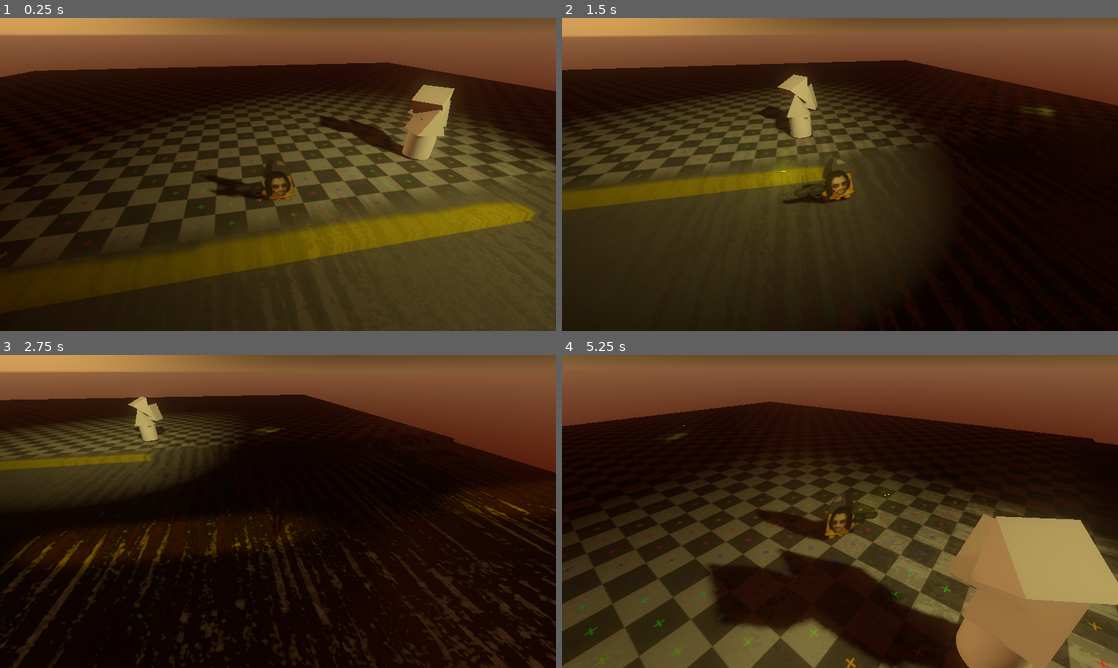
Above: before the commit, frames 1-4 (two rows, left to right).
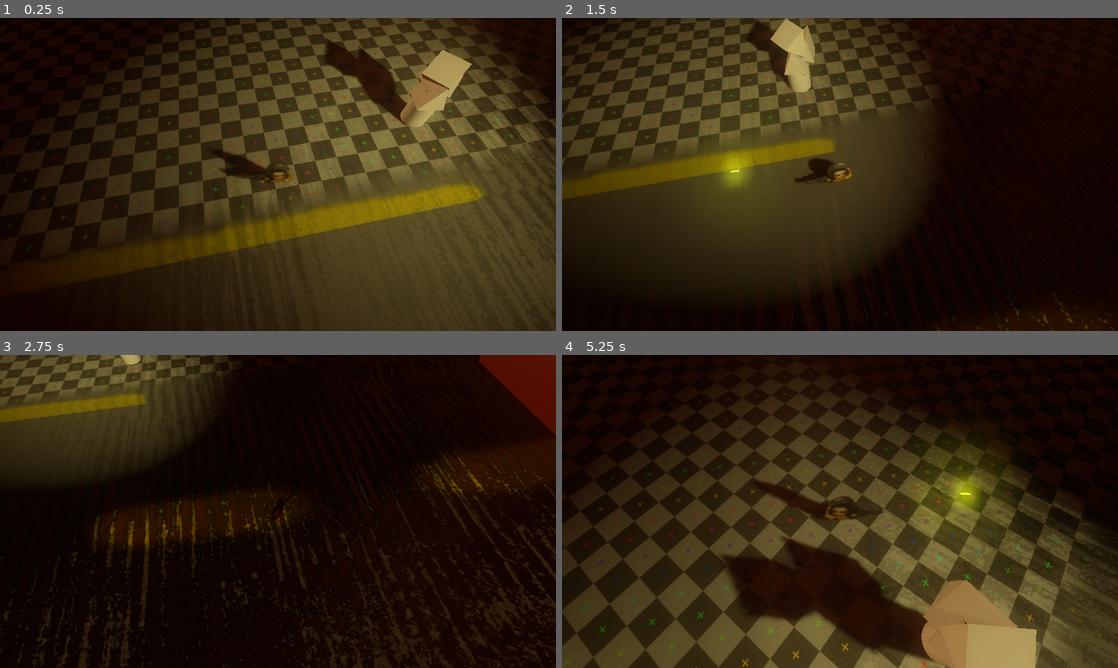
Above: after the commit, the same moments.

Repository: Kartoffelsaft/EnterThe2077
Game: Godot game, scene res://scenes/Main.tscn
Same seed, same stepped clock (60 frames per second), same inputs: the game is played once before the commit and once after it.
Inputs (mouse positions are in pixels of both pictures, inside the frame that each line leads up to):
- Up to frame 1 (0.25 s): no input
- Up to frame 2 (1.5 s): tap Enter at 0.5 s; move the mouse to (962, 158) at 0.52 s; hold D (player_right) 0.53-1.28 s; tap Mouse wheel up (camera_in, bound only after the commit) at 0.6 s; click (962, 158) at 0.67 s; tap Mouse wheel down (camera_out, bound only after the commit) at 0.8, 1.35 s; move the mouse to (728, 190) at 1.27 s; hold S (player_down) from 1.28 s (still down); click (728, 190) at 1.42 s
- Up to frame 3 (2.75 s): tap Mouse wheel up (camera_in, bound only after the commit) at 1.55 s; move the mouse to (333, 442) at 2.02 s; release S (player_down) at 2.03 s; hold D (player_right) from 2.03 s (still down); hold Middle mouse button (camera_rotate) from 2.03 s (still down); click (333, 442) at 2.17 s; tap Mouse wheel down (camera_out, bound only after the commit) at 2.3 s
- Up to frame 4 (5.25 s): move the mouse to (812, 574) at 2.77 s; release D (player_right) at 2.78 s; release Middle mouse button (camera_rotate) at 2.78 s; hold W (player_up) 2.78-3.53 s; click (812, 574) at 2.85 s; tap Mouse wheel up (camera_in, bound only after the commit) at 3.05, 3.6, 4.55, 5.1 s; move the mouse to (1006, 558) at 3.52 s; hold A (player_left) 3.53-5.03 s; click (1006, 558) at 3.67 s; tap Mouse wheel down (camera_out, bound only after the commit) at 3.8, 4.35 s; move the mouse to (673, 464) at 4.27 s; click (673, 464) at 4.42 s; move the mouse to (867, 511) at 5.02 s; hold S (player_down) from 5.03 s (still down); click (867, 511) at 5.17 s

The runs differ from the first frame. In frame 1, 48% of the frame differs, in the area x 0-100%, y 0-100%; in frame 2, 38%; in frame 3, 36%; in frame 4, 59%.

Commit message:
zooming

Diff:
--- a/project.godot
+++ b/project.godot
@@ -51,6 +51,16 @@
 "events": [ Object(InputEventMouseButton,"resource_local_to_scene":false,"resource_name":"","device":0,"alt":false,"shi …(212 unchanged characters)…
  ]
 }
+camera_in={
+"deadzone": 0.5,
+"events": [ Object(InputEventMouseButton,"resource_local_to_scene":false,"resource_name":"","device":0,"alt":false,"shift":false,"control":false,"meta":false,"command":false,"button_mask":0,"position":Vector2( 0, 0 ),"global_position":Vector2( 0, 0 ),"factor":1.0,"button_index":4,"pressed":false,"doubleclick":false,"script":null)
+ ]
+}
+camera_out={
+"deadzone": 0.5,
+"events": [ Object(InputEventMouseButton,"resource_local_to_scene":false,"resource_name":"","device":0,"alt":false,"shift":false,"control":false,"meta":false,"command":false,"button_mask":0,"position":Vector2( 0, 0 ),"global_position":Vector2( 0, 0 ),"factor":1.0,"button_index":5,"pressed":false,"doubleclick":false,"script":null)
+ ]
+}
 
 [physics]
 
--- a/scenes/PostProcess.tscn
+++ b/scenes/PostProcess.tscn
@@ -2,25 +2,25 @@
 
 [ext_resource path="res://scenes/Main.tscn" type="PackedScene" id=1]
 
-[sub_resource type="VisualShaderNodeInput" id=17]
+[sub_resource type="VisualShaderNodeInput" id=1]
 input_name = "texture"
 
-[sub_resource type="VisualShaderNodeTexture" id=18]
+[sub_resource type="VisualShaderNodeTexture" id=2]
 source = 5
 texture_type = 1
 
-[sub_resource type="VisualShaderNodeInput" id=20]
+[sub_resource type="VisualShaderNodeInput" id=3]
 input_name = "fragcoord"
 
-[sub_resource type="VisualShaderNodeExpression" id=22]
+[sub_resource type="VisualShaderNodeExpression" id=4]
 size = Vector2( 643, 338 )
 expression = "output0 = dither(amt, cd.xy)"
 
-[sub_resource type="VisualShaderNodeGlobalExpression" id=23]
+[sub_resource type="VisualShaderNodeGlobalExpression" id=5]
 size = Vector2( 1250, 846 )
 expression = "
 float dither(float amount, vec2 coord) {
-	float subs = 8.0;
+	float subs = 4.0;
 
 	float ditherIdx[16] = float[16](
 		0.000, 0.687, 0.937, 0.437,
@@ -42,29 +42,29 @@
 	}
 }"
 
-[sub_resource type="VisualShaderNodeExpression" id=24]
+[sub_resource type="VisualShaderNodeExpression" id=6]
 size = Vector2( 643, 338 )
 expression = "output0 = dither(amt, cd.xy)"
 
-[sub_resource type="VisualShaderNodeExpression" id=25]
+[sub_resource type="VisualShaderNodeExpression" id=7]
 size = Vector2( 643, 338 )
 expression = "output0 = dither(amt, cd.xy)"
 
-[sub_resource type="VisualShaderNodeVectorDecompose" id=1]
-
-[sub_resource type="VisualShaderNodeInput" id=3]
+[sub_resource type="VisualShaderNodeVectorDecompose" id=8]
+
+[sub_resource type="VisualShaderNodeInput" id=9]
 input_name = "uv"
 
-[sub_resource type="VisualShaderNodeVectorCompose" id=5]
-
-[sub_resource type="VisualShader" id=6]
+[sub_resource type="VisualShaderNodeVectorCompose" id=10]
+
+[sub_resource type="VisualShader" id=11]
 code = "shader_type canvas_item;
 
 
 // GlobalExpression:0
 
 	float dither(float amount, vec2 coord) {
-		float subs = 8.0;
+		float subs = 4.0;
 
 		float ditherIdx[16] = float[16](
 			0.000, 0.687, 0.937, 0.437,
@@ -148,36 +148,36 @@
 
 }
 "
-graph_offset = Vector2( -171.18, -1067 )
+graph_offset = Vector2( -546.668, 444.639 )
 mode = 1
 flags/light_only = false
 nodes/fragment/0/position = Vector2( 2180, 380 )
-nodes/fragment/3/node = SubResource( 1 )
+nodes/fragment/3/node = SubResource( 8 )
 nodes/fragment/3/position = Vector2( -500, 480 )
-nodes/fragment/5/node = SubResource( 3 )
+nodes/fragment/5/node = SubResource( 9 )
 nodes/fragment/5/position = Vector2( -1380, 260 )
-nodes/fragment/7/node = SubResource( 5 )
+nodes/fragment/7/node = SubResource( 10 )
 nodes/fragment/7/position = Vector2( 1620, 420 )
-nodes/fragment/17/node = SubResource( 17 )
+nodes/fragment/17/node = SubResource( 1 )
 nodes/fragment/17/position = Vector2( -1400, 600 )
-nodes/fragment/18/node = SubResource( 18 )
+nodes/fragment/18/node = SubResource( 2 )
 nodes/fragment/18/position = Vector2( -780, 440 )
-nodes/fragment/20/node = SubResource( 20 )
+nodes/fragment/20/node = SubResource( 3 )
 nodes/fragment/20/position = Vector2( -540, 840 )
-nodes/fragment/22/node = SubResource( 22 )
+nodes/fragment/22/node = SubResource( 4 )
 nodes/fragment/22/position = Vector2( 160, 40 )
 nodes/fragment/22/size = Vector2( 643, 338 )
 nodes/fragment/22/input_ports = "0,0,amt;1,1,cd;"
 nodes/fragment/22/output_ports = "0,0,output0;"
 nodes/fragment/22/expression = "output0 = dither(amt, cd.xy)"
-nodes/fragment/23/node = SubResource( 23 )
+nodes/fragment/23/node = SubResource( 5 )
 nodes/fragment/23/position = Vector2( -140, -1640 )
 nodes/fragment/23/size = Vector2( 1250, 846 )
 nodes/fragment/23/input_ports = ""
 nodes/fragment/23/output_ports = ""
 nodes/fragment/23/expression = "
 float dither(float amount, vec2 coord) {
-	float subs = 8.0;
+	float subs = 4.0;
 
 	float ditherIdx[16] = float[16](
 		0.000, 0.687, 0.937, 0.437,
@@ -212,11 +212,11 @@
 nodes/fragment/25/expression = "output0 = dither(amt, cd.xy)"
 nodes/fragment/connections = PoolIntArray( 18, 0, 3, 0, 17, 0, 18, 2, 5, 0, 18, 0, 7, 0, 0, 0, 20, 0, 22, 1, 3, 0, 22, 0, 22, 0, 7, 0, 20, 0, 24, 1, 20, 0, 25, 1, 3, 1, 24, 0, 3, 2, 25, 0, 24, 0, 7, 1, 25, 0, 7, 2 )
 
-[sub_resource type="ShaderMaterial" id=7]
-shader = SubResource( 6 )
+[sub_resource type="ShaderMaterial" id=12]
+shader = SubResource( 11 )
 
 [node name="ViewportContainer" type="ViewportContainer"]
-material = SubResource( 7 )
+material = SubResource( 12 )
 anchor_right = 1.0
 anchor_bottom = 1.0
 __meta__ = {
--- a/scenes/bullet.tscn
+++ b/scenes/bullet.tscn
@@ -12,19 +12,21 @@
 
 [sub_resource type="CapsuleMesh" id=2]
 material = SubResource( 1 )
-radius = 0.01
+radius = 0.05
 mid_height = 0.5
 
 [sub_resource type="CapsuleShape" id=3]
-radius = 0.013025
+radius = 0.0522297
 height = 0.495452
 
 [node name="Area" type="Area"]
 collision_layer = 4
 collision_mask = 4
 script = ExtResource( 1 )
+speed = 110
 
 [node name="MeshInstance" type="MeshInstance" parent="."]
+cast_shadow = 0
 mesh = SubResource( 2 )
 material/0 = null
 
--- a/scenes/player.tscn
+++ b/scenes/player.tscn
@@ -35,7 +35,7 @@
 [node name="Camera" type="Camera" parent="." groups=[
 "shakeable",
 ]]
-transform = Transform( 1, 0, 0, 0, 0.847854, 0.53023, 0, -0.53023, 0.847854, 0, 7.02317, 10.6058 )
+transform = Transform( 1, 0, 0, 0, 0.452513, 0.891758, 0, -0.891758, 0.452513, 0, 13.3375, 6.8624 )
 script = ExtResource( 4 )
 
 [connection signal="input_event" from="ClickDetector" to="." method="_on_ClickDetector_input_event"]
--- a/src/player/camera.gd
+++ b/src/player/camera.gd
@@ -1,6 +1,9 @@
 extends Camera
 
 export var rotateSensitivity = 0.003;
+export var minZoom = 5.0;
+export var maxZoom = 30.0;
+export var zoomSensitivity = 0.1;
 
 export var screenShakeAmountPos = 0.2
 export var screenShakeAmountRot = 0.03
@@ -22,6 +25,18 @@
     && Input.is_action_pressed("camera_rotate")):
         restingPosition = restingPosition.rotated(Vector3(0, 1, 0), event.relative.x * rotateSensitivity)
 
+    if(event.is_action("camera_in")):
+        restingPosition = Transform(restingPosition.basis, restingPosition.origin * (1 - zoomSensitivity))
+    if(event.is_action("camera_out")):
+        restingPosition = Transform(restingPosition.basis, restingPosition.origin * (1 + zoomSensitivity))
+
+    if(restingPosition.origin.length_squared() < minZoom * minZoom):
+        restingPosition = Transform(restingPosition.basis, restingPosition.origin.normalized() * minZoom)
+    if(restingPosition.origin.length_squared() > maxZoom * maxZoom):
+        restingPosition = Transform(restingPosition.basis, restingPosition.origin.normalized() * maxZoom)
+
+
+
 func shake():
     var posOffset = Vector3(rand_range(-screenShakeAmountPos, screenShakeAmountPos), rand_range(-screenShakeAmountPos, screenShakeAmountPos), rand_range(-screenShakeAmountPos, screenShakeAmountPos))
     var rotOffset = Vector3(randf(), randf(), randf()).normalized()
Not shown, added: export_presets.cfg
Not shown: 1 places in scenes/PostProcess.tscn that only renumber resources
Not shown, added: export/windows/enterthe2077.exe
Not shown, added: export/windows/enterthe2077.pck
Not shown, added: export/windows/enterthe2077.zip
